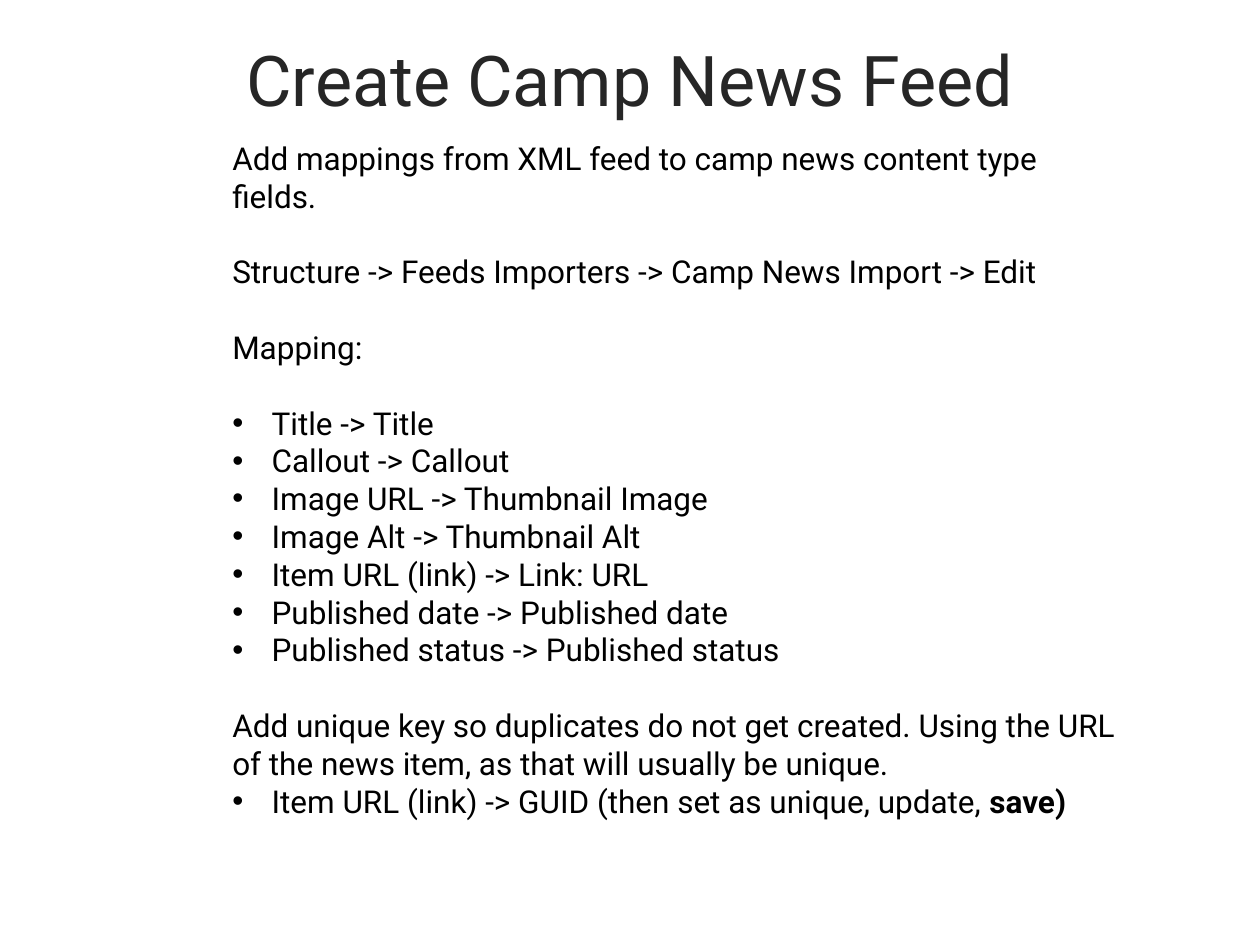
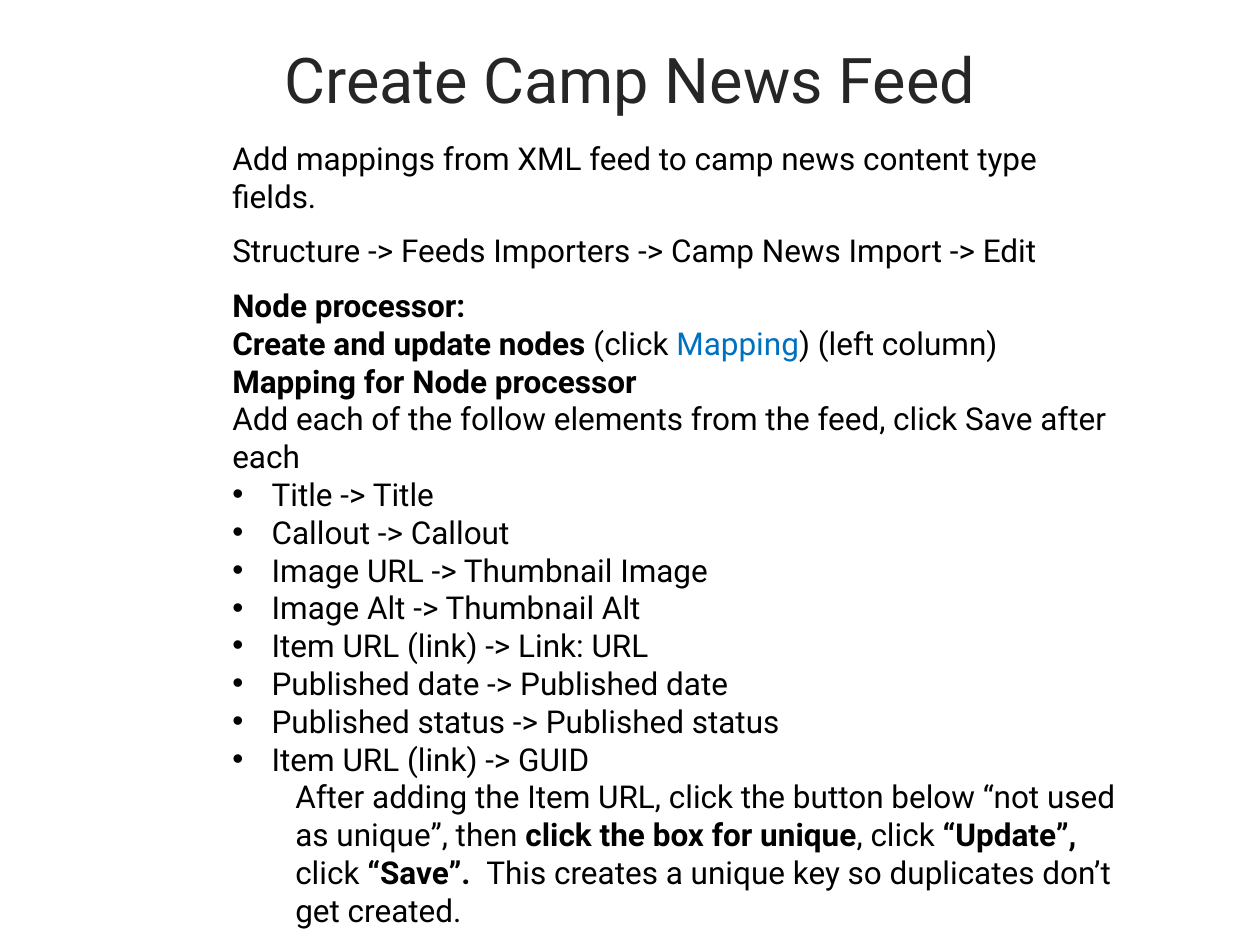
Before and after one commit to ebanford/news-features-start, a slide deck: slide 29 of FeedsDemoPresentation.pptx (slide 31 before the commit). Drawn at 1260x945 pixels with LibreOffice and Linux fonts; fonts in the diff are those of the drawing; background and template pictures are left out. Boxes give left, top, right and bottom in pixels: in the first picture for what was removed or moved away, otherwise in the second. Text is boxed around its words. In the diff, an @@ line names an element or a change of style, - is before the commit and + after.

```diff
--- a/FeedsDemoPresentation.pptx
+++ b/FeedsDemoPresentation.pptx
@@ title "Create Camp News Feed" at [284,55,975,116]: size 40 to 36 pt @@
@@ text at [232,293,1106,469]: text changed @@
-Mapping:
+Node processor:
+Create and update nodes (click Mapping) (left column)
+Mapping for Node processor
+Add each of the follow elements from the feed, click Save after each
@@ text at [272,746,1115,929]: text changed @@
-Add unique key so duplicates do not get created. Using the URL of the news item, as that will usually be unique.
-• Item URL (link) -> GUID (then set as unique, update, save)
+• Item URL (link) -> GUID
+  After adding the Item URL, click the button below “not used as unique”, then click the box for unique, click “Update”, click “Save”. This creates a unique key so duplicates don’t get created.
```
Also in this commit, not shown: 32 other slides changed, 2 slides added, 5 slides removed, 1 other file.
